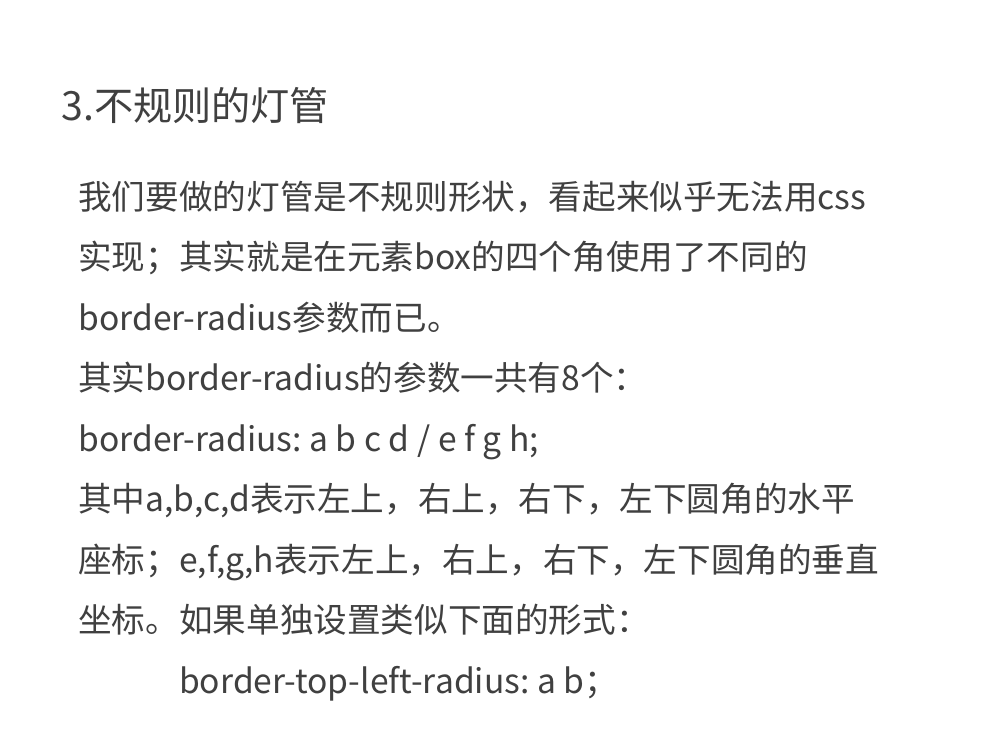
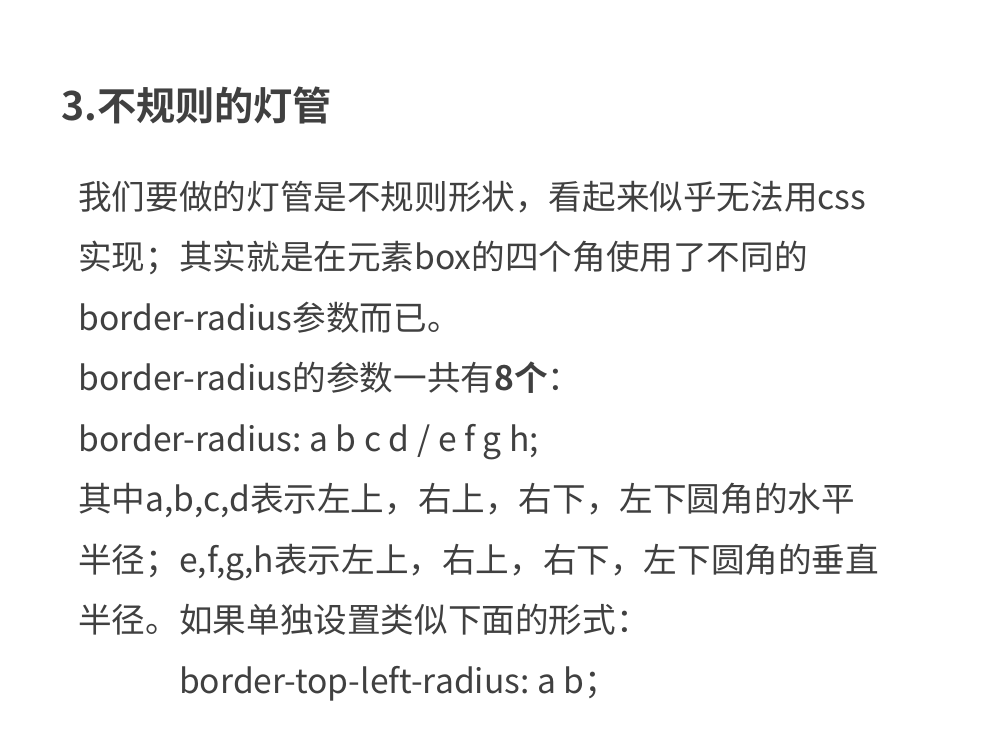
Before and after one commit to kong66/webAni, a slide deck: slide 5 of 7-neon2/neon2.pptx. Drawn at 1008x756 pixels with LibreOffice and Linux fonts; fonts in the diff are those of the drawing. Boxes give left, top, right and bottom in pixels: in the first picture for what was removed or moved away, otherwise in the second. Text is boxed around its words. In the diff, an @@ line names an element or a change of style, - is before the commit and + after.

```diff
--- a/7-neon2/neon2.pptx
+++ b/7-neon2/neon2.pptx
@@ text "3.不规则的灯管" at (x1=61, y1=86, x2=332, y2=124): bold on @@
@@ text at (x1=78, y1=361, x2=581, y2=393): text changed @@
-其实border-radius的参数一共有8个：
+border-radius的参数一共有8个：
@@ text at (x1=78, y1=482, x2=879, y2=635): text changed @@
-其中a,b,c,d表示左上，右上，右下，左下圆角的水平座标；e,f,g,h表示左上，右上，右下，左下圆角的垂直坐标。如果单独设置类似下面的形式：
+其中a,b,c,d表示左上，右上，右下，左下圆角的水平半径；e,f,g,h表示左上，右上，右下，左下圆角的垂直半径。如果单独设置类似下面的形式：
```
Also in this commit, not shown: 12 other slides changed, 21 slides added, 6 slides removed, 4 other files.
